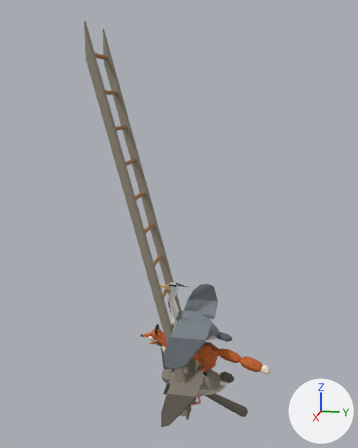
Before and after pictures for a commit that changed the glTF model games/la-petite-ligne/assets/modeles/faune.glb.
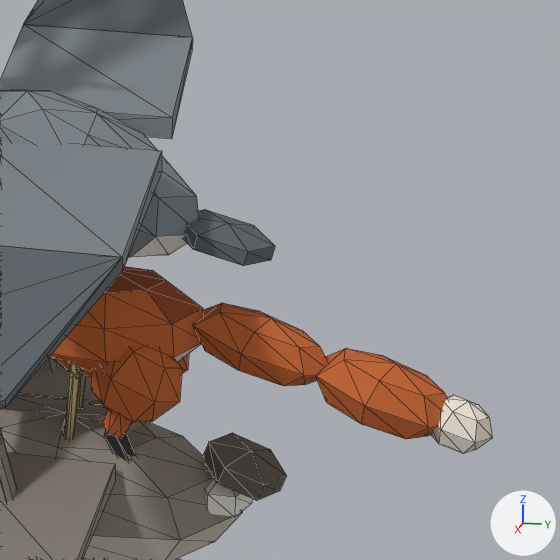
The first picture shows the older version from a 50 mm lens placed at (3.94, 0.69, 2.45), pointed at (-0.03, -0.11, 1.45). The close-ups show the older and then the newer version on the part from 51% to 79% of the width and 66% to 88% of the height of that picture. Only the edits that show in the close-ups are written down. The lights are fixed; the arrows at lower right show +X, +Y and +Z. The close-ups show mesh edges as thin lines. Vertices at exactly the same position are counted once.

Script lines for the objects in view, before the commit:
```python
me_fox_mesh = bpy.data.meshes.new('fox_mesh')
me_fox_mesh.from_pydata(...)  # 451 vertices, 786 faces; spans x -0.086..0.086, y -0.451..0.707, z 0.0..0.536
me_fox_mesh.materials.append(mat_lpl_palette)
me_goose_mesh = bpy.data.meshes.new('goose_mesh')
me_goose_mesh.from_pydata(...)  # 230 vertices, 388 faces; spans x -0.81..0.81, y -0.38..0.4, z -0.17..0.4
me_goose_mesh.materials.append(mat_lpl_palette)
me_heron_mesh = bpy.data.meshes.new('heron_mesh')
me_heron_mesh.from_pydata(...)  # 421 vertices, 706 faces; spans x -0.86..0.86, y -0.33..0.37, z 0.0..0.94
me_heron_mesh.materials.append(mat_lpl_palette)
me_ladder_wood = bpy.data.meshes.new('ladder_wood')
me_ladder_wood.from_pydata(...)  # 152 vertices, 176 faces; spans x -0.22..0.22, y -0.78..0.04, z 0.0..3.03
me_ladder_wood.materials.append(mat_lpl_palette)
ob_fox_mesh = bpy.data.objects.new('fox_mesh', me_fox_mesh)
ob_fox_mesh.location = (0.0, 0.0, 0.0)
ob_goose_mesh = bpy.data.objects.new('goose_mesh', me_goose_mesh)
ob_goose_mesh.location = (0.0, 0.0, 0.0)
ob_heron_mesh = bpy.data.objects.new('heron_mesh', me_heron_mesh)
ob_heron_mesh.location = (0.0, 0.0, 0.0)
ob_ladder_wood = bpy.data.objects.new('ladder_wood', me_ladder_wood)
ob_ladder_wood.location = (0.0, 0.0, 0.0)
```
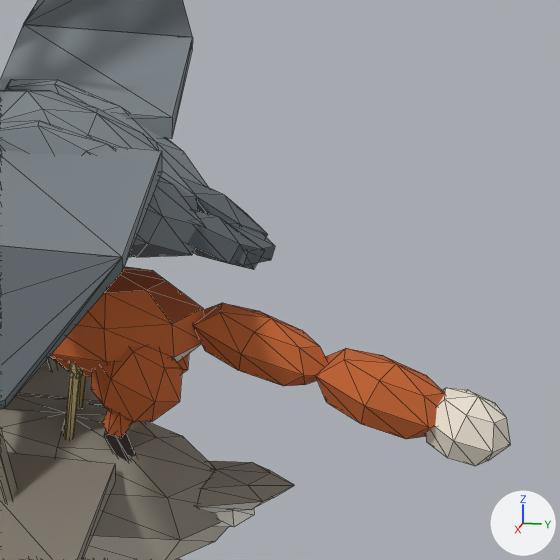
Boxes [x1, y1, x2, y2] around the edits, measured in the close-ups (560 x 560 px; the box of a moved part takes in the faces that stretch with it):
'goose_mesh', reshaped: before [0, 364, 287, 560]; after [0, 364, 294, 560]
'fox_mesh', reshaped: before [49, 266, 493, 462]; after [49, 266, 511, 466]
part 1 of me_fox_mesh, rebuilt (38% wider, 32% taller): before [431, 395, 493, 454]; after [425, 388, 511, 466]
part 2 of me_goose_mesh, moved or reshaped: before [205, 478, 252, 517]; after [216, 508, 254, 527]
part 3 of me_goose_mesh, moved or reshaped: before [202, 433, 287, 501]; after [197, 461, 294, 513]
part 4 of me_heron_mesh, added: after [0, 121, 201, 257]
part 5 of me_heron_mesh, added: after [5, 79, 209, 188]
part 6 of me_heron_mesh, added: after [187, 210, 264, 270]
part 7 of me_heron_mesh, added: after [184, 180, 268, 237]

The change, as a diff of the scene's bpy script:
```diff
--- a/games/la-petite-ligne/assets/modeles/faune.glb.py
+++ b/games/la-petite-ligne/assets/modeles/faune.glb.py
@@ me_fox_mesh @@
 # used by ob_fox_mesh; location = (0.0, 0.0, 0.0)
-me_fox_mesh.from_pydata(...)  # 451 vertices, 786 faces; spans x -0.086..0.086, y -0.451..0.707, z 0.0..0.536
+me_fox_mesh.from_pydata(...)  # 457 vertices, 798 faces; spans x -0.086..0.086, y -0.451..0.734, z 0.0..0.536
+# me_fox_mesh part 1: the loose piece of 20 vertices spanning x -0.036..0.036, y 0.603..0.707, z 0.16..0.24 is rebuilt with 23 vertices and now spans x -0.055..0.055, y 0.602..0.734, z 0.143..0.25
+# other edits to the shape of me_fox_mesh do not show in these pictures
 me_fox_mesh.materials.append(mat_lpl_palette)
@@ me_goose_mesh @@
 # used by ob_goose_mesh; location = (0.0, 0.0, 0.0)
-me_goose_mesh.from_pydata(...)  # 230 vertices, 388 faces; spans x -0.81..0.81, y -0.38..0.4, z -0.17..0.4
+me_goose_mesh.from_pydata(...)  # 239 vertices, 406 faces; spans x -0.81..0.81, y -0.38..0.41, z -0.17..0.4
+# me_goose_mesh part 2: the loose piece of 14 vertices spanning x -0.05..0.04, y 0.26..0.34, z 0.01..0.08 is scaled about its middle by (0.833, 1.3, 0.854), then moved by (0.0, -0.01, -0.03)
+# me_goose_mesh part 3: 3 vertices moved from x -0.05..0.05, y 0.32..0.36, z 0.06 to x -0.05..0.05, y 0.36..0.41, z 0.06..0.07; 11 vertices removed from x -0.05..0.05, y 0.26..0.4, z 0.05..0.13; 20 vertices added at x -0.06..0.06, y 0.18..0.38, z 0.02..0.08
 me_goose_mesh.materials.append(mat_lpl_palette)
@@ me_heron_mesh @@
 # used by ob_heron_mesh; location = (0.0, 0.0, 0.0)
-me_heron_mesh.from_pydata(...)  # 421 vertices, 706 faces; spans x -0.86..0.86, y -0.33..0.37, z 0.0..0.94
+me_heron_mesh.from_pydata(...)  # 505 vertices, 866 faces; spans x -0.86..0.86, y -0.33..0.37, z 0.0..0.94
+# me_heron_mesh part 4: a new loose piece of 30 vertices spanning x 0.03..0.11, y -0.08..0.27, z 0.46..0.67, in mat_lpl_palette
+# me_heron_mesh part 5: a new loose piece of 30 vertices spanning x -0.11..-0.03, y -0.08..0.27, z 0.46..0.67, in mat_lpl_palette
+# me_heron_mesh part 6: a new loose piece of 14 vertices spanning x 0.01..0.07, y 0.19..0.35, z 0.44..0.55, in mat_lpl_palette
+# me_heron_mesh part 7: a new loose piece of 14 vertices spanning x -0.07..-0.01, y 0.19..0.35, z 0.44..0.55, in mat_lpl_palette
+# other edits to the shape of me_heron_mesh do not show in these pictures
 me_heron_mesh.materials.append(mat_lpl_palette)
```
